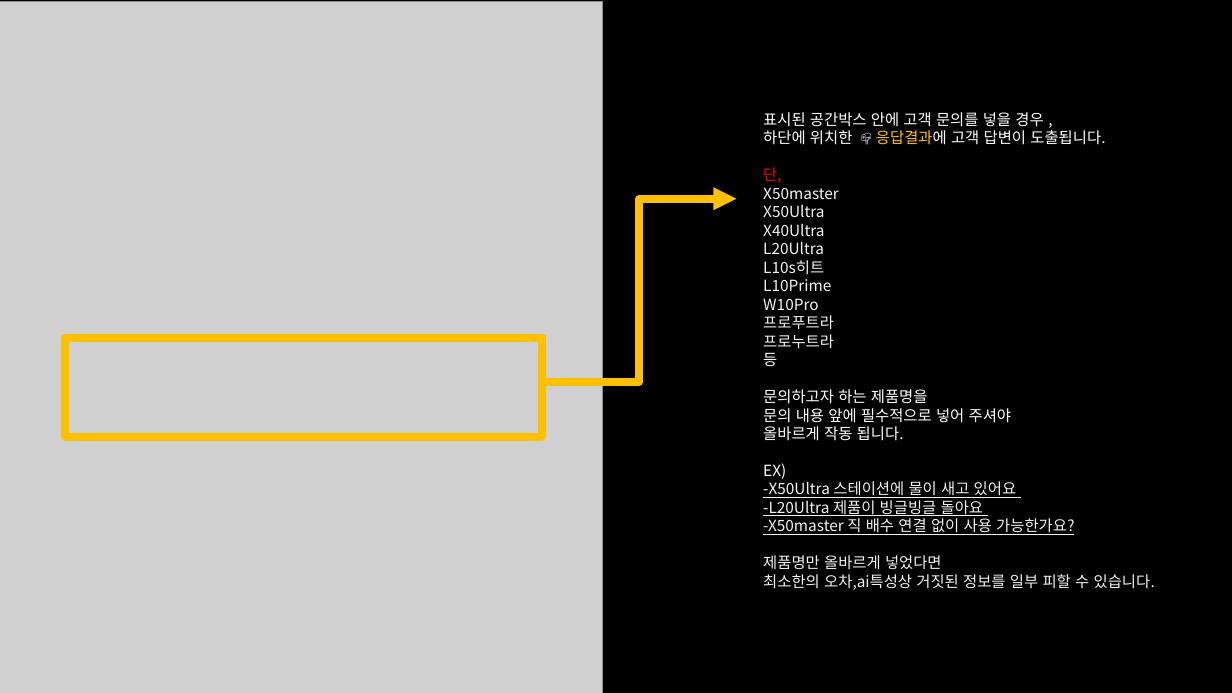
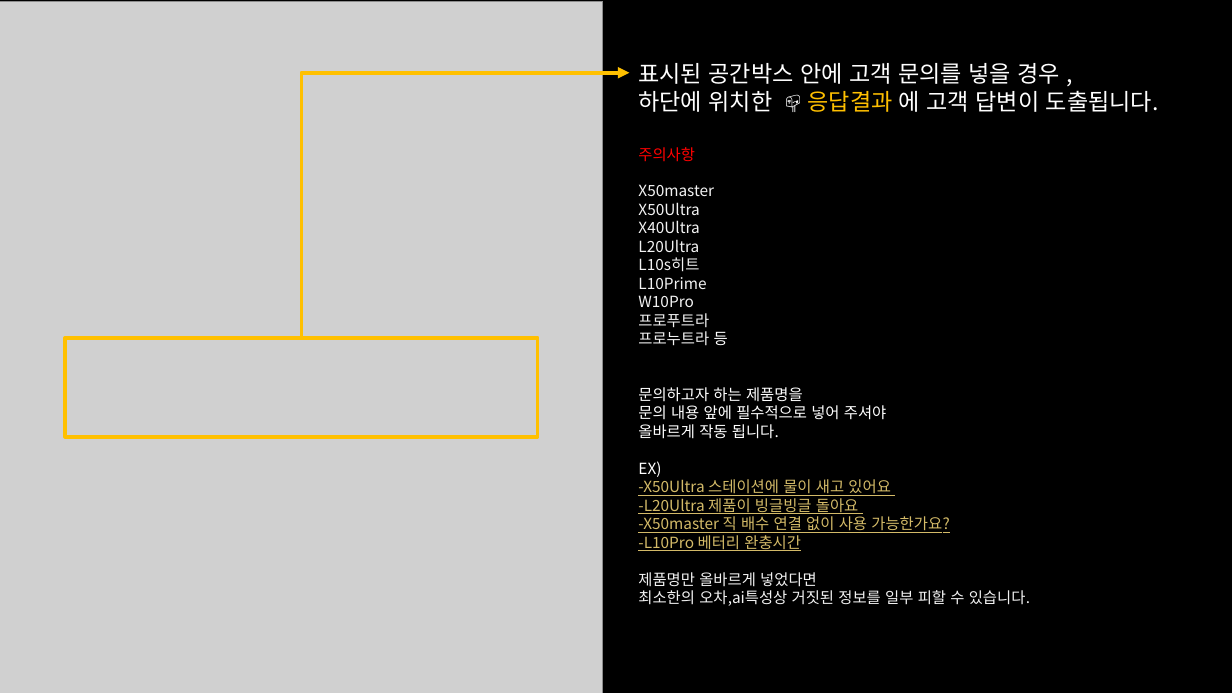
Before and after one commit to Agency8Group/eibe_cs, a slide deck: slide 2 of agentforum/agentforumguide.pptx. Drawn at 1232x693 pixels with LibreOffice and Linux fonts; fonts in the diff are those of the drawing; grey boxes stand for pictures; background and template pictures are left out. Boxes give left, top, right and bottom in pixels: in the first picture for what was removed or moved away, otherwise in the second. Text is boxed around its words. In the diff, an @@ line names an element or a change of style, - is before the commit and + after.

```diff
--- a/agentforum/agentforumguide.pptx
+++ b/agentforum/agentforumguide.pptx
@@ elbow arrow moved from (543, 382) - (737, 199) to (304, 338) - (629, 73) @@
@@ elbow arrow (304, 338) - (629, 73): stroke #FFC000 6 pt to #FFC000 3 pt @@
@@ text added at [638, 63, 1159, 112], 18 pt, text #FFFFFF @@
+표시된 공간박스 안에 고객 문의를 넣을 경우 ,
+하단에 위치한 📪 응답결과 에 고객 답변이 도출됩니다.
@@ text "주의사항 X50master X50Ultra X40Ultra L20Ultra ...": place and size @@
-text "주의사항 X50master X50Ultra X40Ultra L20Ultra ..." at [763, 112, 1155, 590]
+text "주의사항 X50master X50Ultra X40Ultra L20Ultra ..." at [638, 147, 1030, 606]
@@ text at [638, 147, 714, 307]: text changed @@
-표시된 공간박스 안에 고객 문의를 넣을 경우 ,
-하단에 위치한 📪 응답결과에 고객 답변이 도출됩니다.
-단,
-X50master
-X50Ultra
-X40Ultra
-L20Ultra
-L10s히트
-L10Prime
-W10Pro
+주의사항
+X50master
+X50Ultra
+X40Ultra
+L20Ultra
+L10s히트
+L10Prime
+W10Pro
@@ rectangle: place and size @@
-rectangle at [66, 338, 543, 437]
+rectangle at [66, 338, 538, 437]
@@ rectangle at [66, 338, 538, 437]: outline #FFC000 6 pt to #FFC000 3 pt @@
@@ text at [638, 331, 886, 477]: spaces changed @@
-프로누트라
-등
-문의하고자 하는 제품명을
-문의 내용 앞에 필수적으로 넣어 주셔야
-올바르게 작동 됩니다.
-EX)
+프로누트라 등
+문의하고자 하는 제품명을
+문의 내용 앞에 필수적으로 넣어 주셔야
+올바르게 작동 됩니다.
+EX)
@@ text at [638, 479, 890, 514]: text colour #FFFFFF to #D3BA68 in "-X50Ultra", "-L20Ultra"; text colour #F2F2F2 to #D3BA68 in "-X50Ultra 스테이션에 물이 새고 있어요", "-L20Ultra 제품이 빙글빙글 돌아요" @@
@@ text at [638, 516, 1030, 606]: text changed @@
--X50master 직 배수 연결 없이 사용 가능한가요?
-제품명만 올바르게 넣었다면
-최소한의 오차,ai특성상 거짓된 정보를 일부 피할 수 있습니다.
+-X50master 직 배수 연결 없이 사용 가능한가요?
+-L10Pro 베터리 완충시간
+제품명만 올바르게 넣었다면
+최소한의 오차,ai특성상 거짓된 정보를 일부 피할 수 있습니다.
```
Also in this commit, not shown: 1 other slide changed, 1 other file.
